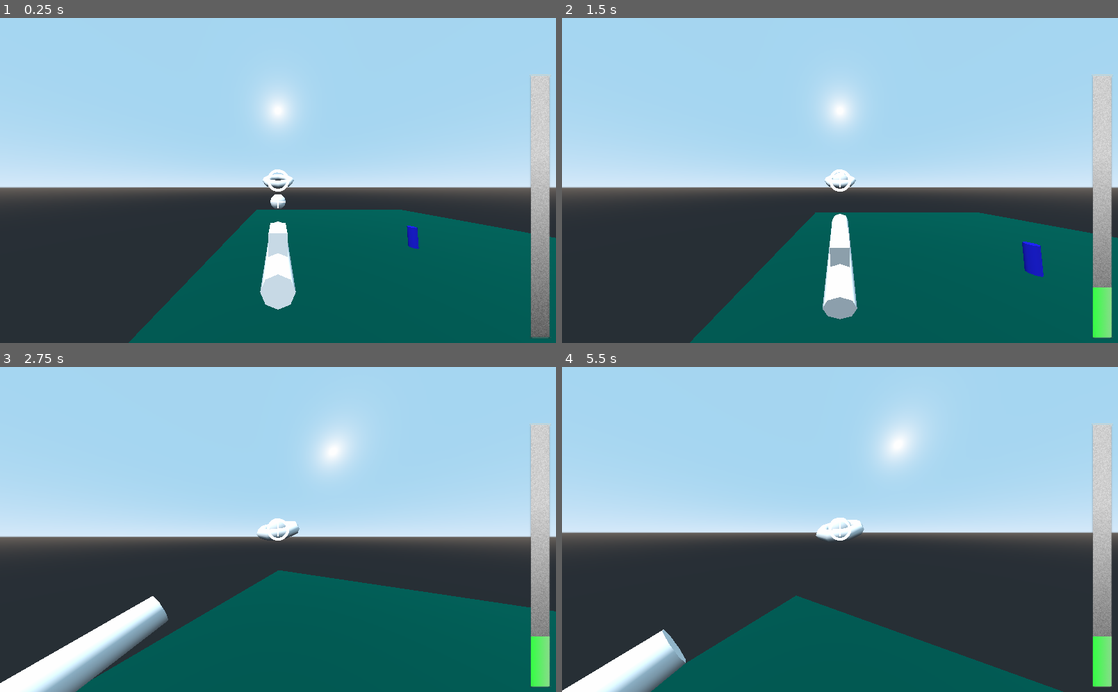
Above: before the commit, frames 1-4 (two rows, left to right).
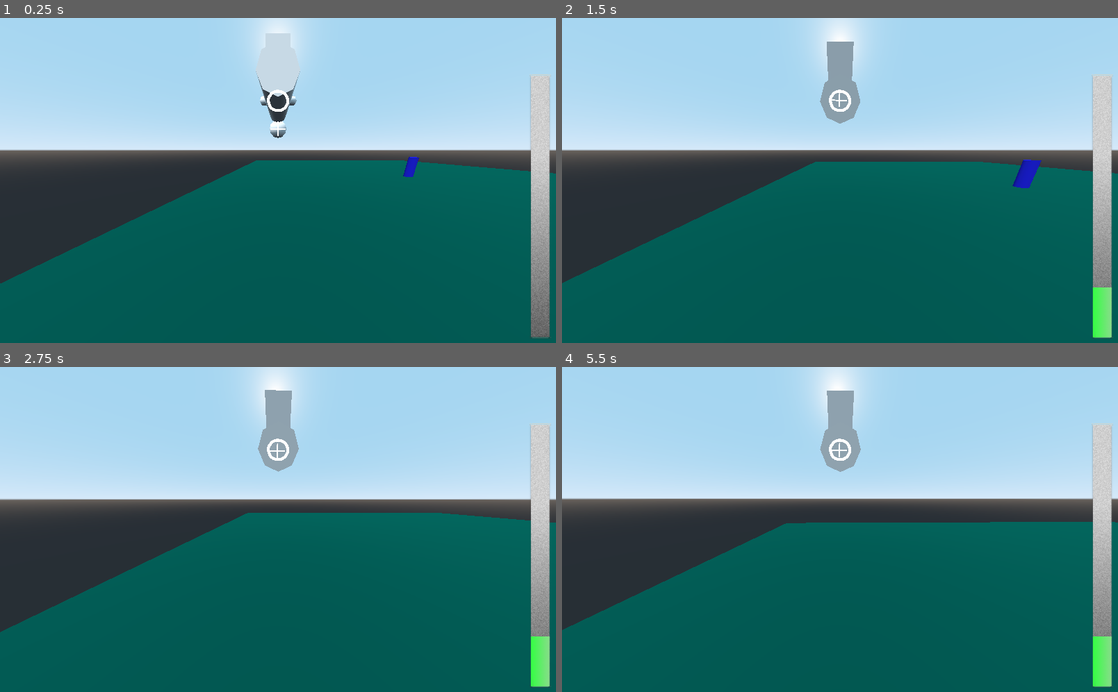
Above: after the commit, the same moments.

Repository: Kaio20/HyperSpaceTrucker
Game: Godot game, scene res://TestScene.tscn
The game is run twice, just before and just after one commit, with the same random seed, the same clock (stepped at 60 frames per second) and the same inputs.
Inputs (mouse positions are in pixels of both pictures, inside the frame that each line leads up to):
- Up to frame 1 (0.25 s): no input
- Up to frame 2 (1.5 s): move the mouse to (867, 180) at 0.52 s; hold Right mouse button (camera_rotate) 0.53-1.28 s; hold W (forward) from 0.53 s (still down); move the mouse to (812, 180) at 1.27 s; right-click (812, 180) at 1.35 s
- Up to frame 3 (2.75 s): keep holding W (forward); move the mouse to (289, 523) at 2.02 s; hold Right mouse button (camera_rotate) from 2.03 s (still down)
- Up to frame 4 (5.5 s): keep holding W (forward); move the mouse to (834, 536) at 2.77 s; release Right mouse button (camera_rotate) at 2.78 s; right-click (834, 536) at 2.85 s; tap Enter at 3.5 s; move the mouse to (878, 532) at 3.52 s; hold Right mouse button (camera_rotate) 3.53-4.28 s; move the mouse to (795, 526) at 4.27 s; right-click (795, 526) at 4.35 s; move the mouse to (845, 529) at 5.02 s; hold Right mouse button (camera_rotate) from 5.03 s (still down)

The runs differ from the first frame. In frame 1, 35% of the frame differs, in the area x 0-100%, y 0-100%; in frame 2, 36%; in frame 3, 38%; in frame 4, 48%.

Commit message:
Fixed the camera and infinite rotation

Diff:
--- a/Player.gd
+++ b/Player.gd
@@ -1,9 +1,4 @@
 extends KinematicBody
-
-export var currentspeed = 0.0
-export var maxspeed = 25.0
-var speed_step = maxspeed / 5.0
-export var rot_speed = 0.85
 
 var velocity = Vector3.ZERO
 var camera_spatial_reset
@@ -12,15 +7,34 @@
 onready var ui_soll  = get_tree().get_root().get_node("/root/Main/HUD/ui_soll")
 onready var ui_ist  = get_tree().get_root().get_node("/root/Main/HUD/ui_ist")
 onready var tp_speed  = get_tree().get_root().get_node("/root/Main/HUD/MarginContainer/tpSpeed")
-onready var outer_camera = get_tree().get_root().get_node("/root/Main/Player/CameraSpatial/OuterCamera")
-onready var camera_spatial = get_tree().get_root().get_node("/root/Main/Player/CameraSpatial")
-onready var base_soll = get_tree().get_root().get_node("/root/Main/Player/BaseSoll")
-onready var soll = get_tree().get_root().get_node("/root/Main/Player/BaseSoll/Soll")
+onready var outer_camera: Camera = get_tree().get_root().get_node("/root/Main/Player/CameraSpatial/SpringArm/OuterCamera")
+onready var camera_spatial: Spatial = get_tree().get_root().get_node("/root/Main/Player/CameraSpatial")
+onready var base_soll: Spatial = get_tree().get_root().get_node("/root/Main/Player/BaseSoll")
+onready var soll: Spatial = get_tree().get_root().get_node("/root/Main/Player/BaseSoll/Soll")
 
 #2D Vector between Ist and Soll
-var move_2d
+var move_2d: Vector2
 #2D Vector of Mouse Movement
-var mouse_move
+var mouse_move: Vector2
+
+# Camera related
+var min_look_angle = -40
+var max_look_angle = 85
+var look_modifier = 40
+
+# Movement related
+var pitch_input = 0
+var roll_input = 0
+var yaw_input = 0
+export var input_response = 8.0
+export var pitch_speed = 0.5
+export var roll_speed = 0.9
+export var yaw_speed = 0.5
+
+#Gear System related
+export var currentspeed = 0.0
+export var maxspeed = 25.0
+var speed_step = maxspeed / 5.0
 
 func _ready():
 	Input.set_mouse_mode(Input.MOUSE_MODE_HIDDEN)
@@ -28,7 +42,7 @@
 	camera_spatial_reset = camera_spatial.transform.basis
 
 func _input(event):
-	if event.get_class() == "InputEventMouseMotion":
+	if event is InputEventMouseMotion:
 		mouse_move = (event.relative).normalized()
 
 func _physics_process(delta):
@@ -41,11 +55,13 @@
 		base_soll.global_transform.origin = $Plane.global_transform.origin
 
 	if mouse_move:
-		base_soll.rotate_x(-mouse_move.y * delta)
+		base_soll.rotation_degrees.x -= mouse_move.y * delta * look_modifier
+		#Restrict the max Movement of the Rotation to combat an infinite rotation
+		base_soll.rotation_degrees.x = clamp(base_soll.rotation_degrees.x, min_look_angle, max_look_angle)
 		base_soll.rotate_y(-mouse_move.x * delta)
 		mouse_move = Vector2(0,0)
 
-	outer_camera.look_at(soll.global_transform.origin, Vector3.UP)
+	camera_spatial.look_at(soll.global_transform.origin, Vector3.UP)
 
 	ui_soll.rect_position.x = outer_camera.unproject_position(soll.global_transform.origin).x - ( ui_soll.rect_size.x / 2 )
 	ui_soll.rect_position.y = outer_camera.unproject_position(soll.global_transform.origin).y - ( ui_soll.rect_size.y / 2 )
@@ -53,23 +69,12 @@
 	ui_ist.rect_position.x =  outer_camera.unproject_position($BaseIst/Ist.global_transform.origin).x - ( ui_ist.rect_size.x / 2 )
 	ui_ist.rect_position.y =  outer_camera.unproject_position($BaseIst/Ist.global_transform.origin).y - ( ui_ist.rect_size.y / 2 )
 
-	move_2d = (ui_soll.rect_position - ui_ist.rect_position).normalized()
 
-	#debug_geometry.clear()
-	#debug_geometry.begin(PrimitiveMesh.PRIMITIVE_LINES)
-	#debug_geometry.set_color(Color(1,1,1))
-	#debug_geometry.add_vertex(self.transform.origin)
-	#debug_geometry.add_vertex(mousePosAim.origin)
-	#debug_geometry.end())
+	if (ui_soll.rect_position - ui_ist.rect_position).length() > 2:
+		move_2d = (ui_soll.rect_position - ui_ist.rect_position).normalized()
+	else:
+		move_2d = Vector2.ZERO #Cancel movement if the deviation is too low
 
-
-var pitch_input = 0
-var roll_input = 0
-var yaw_input = 0
-export var input_response = 8.0
-export var pitch_speed = 0.5
-export var roll_speed = 0.9
-export var yaw_speed = 0.5
 
 func get_input(delta):
 
--- a/Player.tscn
+++ b/Player.tscn
@@ -50,6 +50,9 @@
 
 [node name="CameraSpatial" type="Spatial" parent="."]
 
-[node name="OuterCamera" type="Camera" parent="CameraSpatial"]
-transform = Transform( 1, 0, 0, 0, 0.83789, 0.545839, 0, -0.545839, 0.83789, 0, 2.56397, 4.95487 )
+[node name="SpringArm" type="SpringArm" parent="CameraSpatial"]
+spring_length = 5.0
+
+[node name="OuterCamera" type="Camera" parent="CameraSpatial/SpringArm"]
+transform = Transform( 1, 0, 0, 0, 0.819152, 0.573577, 0, -0.573577, 0.819152, 0, 2.564, 0 )
 fov = 110.0
